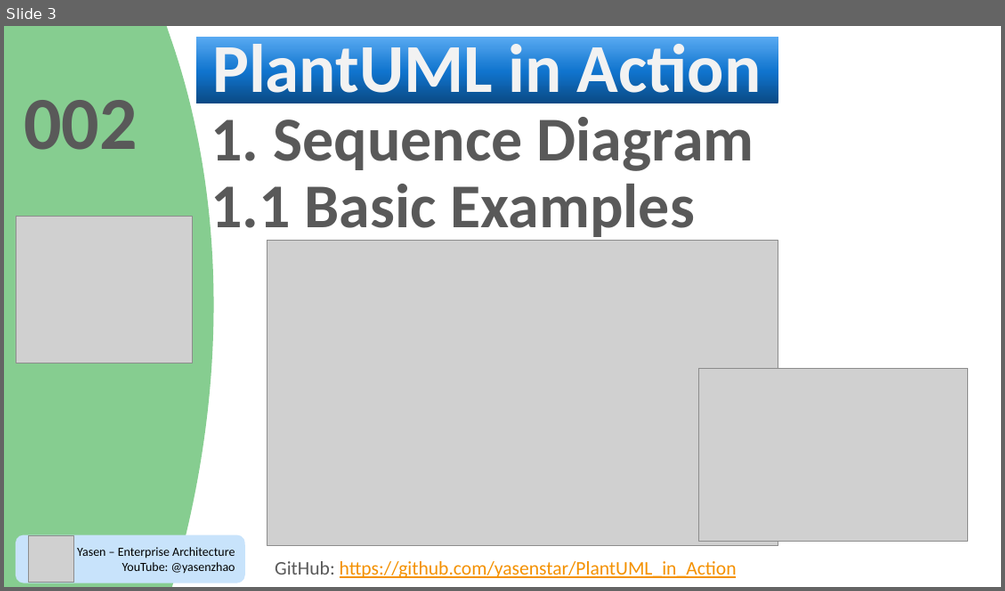
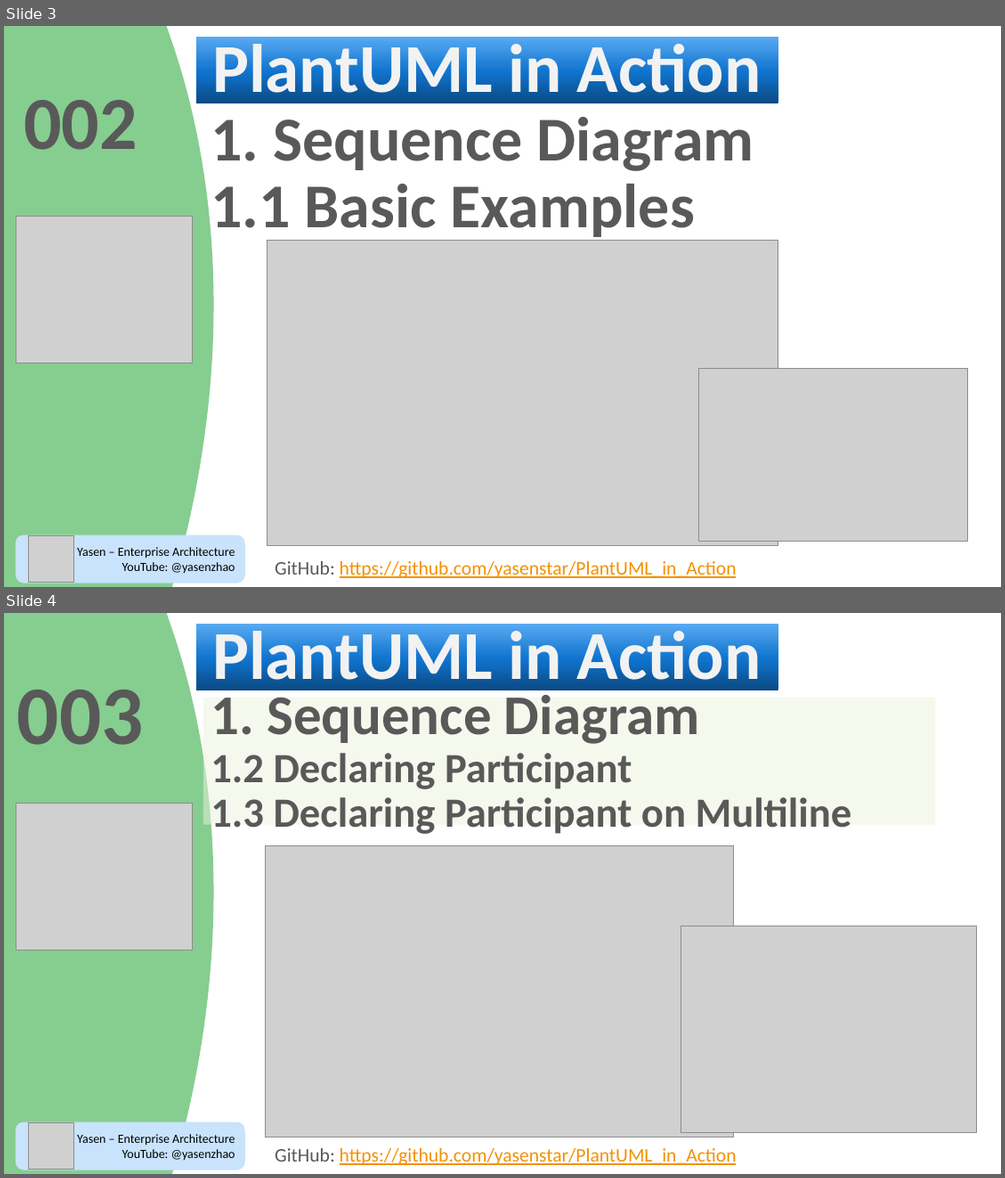
Before and after one commit to yasenstar/PlantUML_in_Action, a slide deck: PlantUML_in_Action.pptx. Shown one above the other, each under a label of ours: slide 3 before the commit, slides 3 and 4 after it. The pictures are 1005x591 and 1005x1178 pixels, drawn with LibreOffice and Linux fonts; fonts in the diff are those of the drawing; grey boxes stand for pictures; background and template pictures are left out; a plain dark background stands for a picture behind light text. Boxes give left, top, right and bottom in pixels: in the first picture for what was removed or moved away, otherwise in the second. Text is boxed around its words. In the diff, an @@ line names an element or a change of style, - is before the commit and + after.

Commit message:
add Sequence Diagram 02 & 03

```diff
--- a/PlantUML_in_Action.pptx
+++ b/PlantUML_in_Action.pptx
@@ slide 4 added at box(4, 613, 1001, 1174), background picture (left out); not listed: 3 template elements that a slide beside it also shows @@
@@ title added at box(196, 624, 778, 690), fill gradient #0A4A85 to #1074CE to #59AAF2, 66 pt, text #F2F2F2, bold @@
+PlantUML in Action
@@ text added at box(17, 690, 144, 745), 80 pt, text #595959, bold @@
+003
@@ rectangle added at box(203, 698, 936, 825), fill #EDF3DB at 50% opacity, 40 pt, text #595959, bold @@
+1. Sequence Diagram
+1.2 Declaring Participant
+1.3 Declaring Participant on Multiline
@@ picture added at box(16, 803, 192, 950) @@
@@ picture added at box(265, 845, 734, 1136) @@
@@ picture added at box(680, 925, 977, 1132) @@
@@ rounded rectangle added at box(16, 1121, 245, 1169), fill #C8E3FB, 12 pt, text #000000 @@
+Yasen – Enterprise Architecture
+YouTube: @yasenzhao
@@ picture added at box(28, 1122, 73, 1169) @@
@@ text added at box(275, 1148, 736, 1165), 18.5 pt, text #F49100, underline @@
+GitHub: https://github.com/yasenstar/PlantUML_in_Action
```
Also in this commit, not shown: 7 other files.
